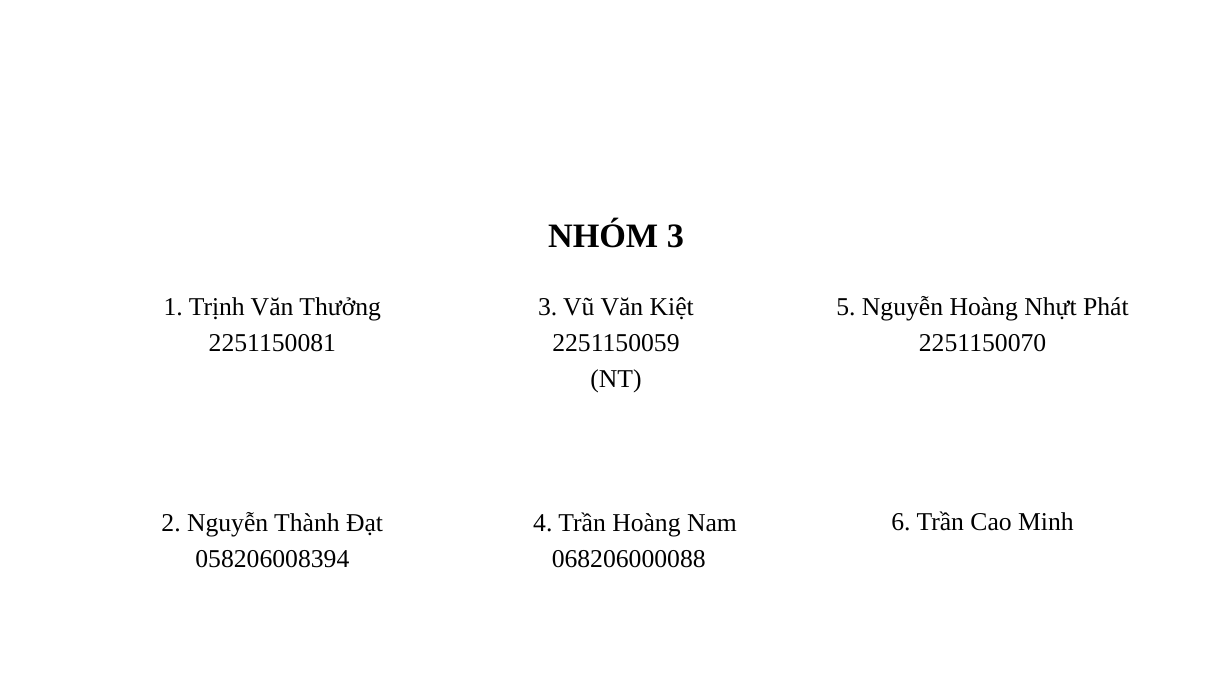
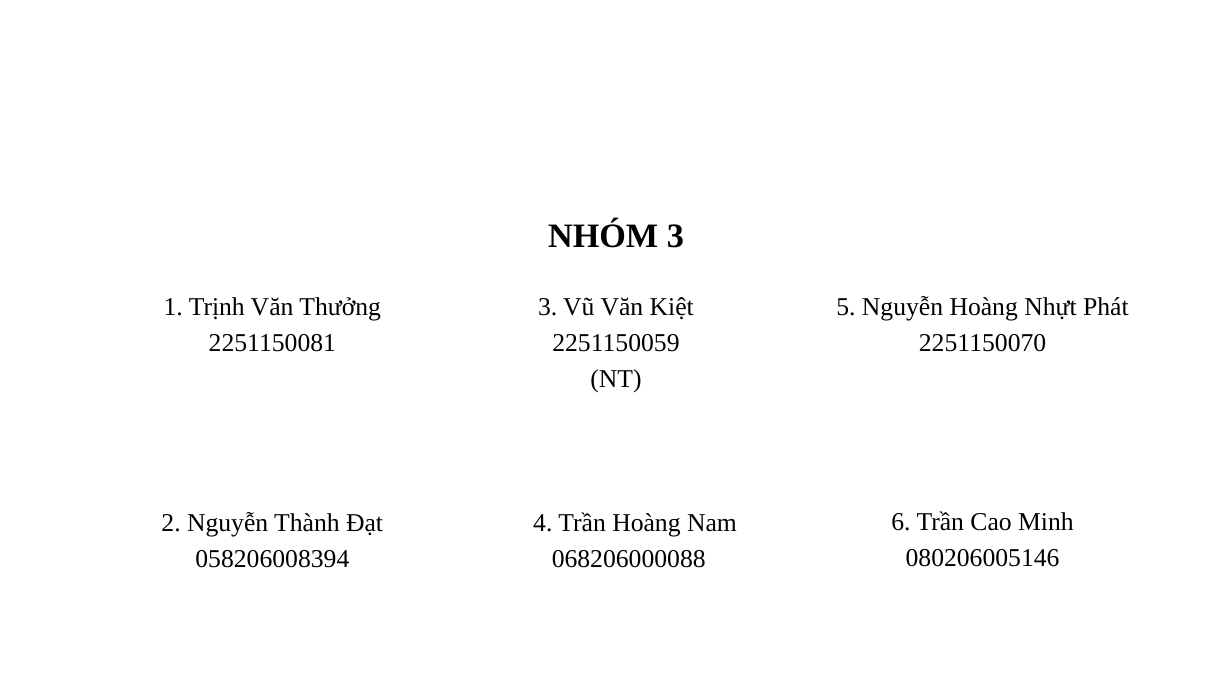
Before and after one commit to kKiet0508/UDM10_TCP_CHAT, a slide deck: slide 2 of PPTX/LTM_NHOM3.pptx. Drawn at 1232x693 pixels with LibreOffice and Linux fonts; fonts in the diff are those of the drawing; background and template pictures are left out. Boxes give left, top, right and bottom in pixels: in the first picture for what was removed or moved away, otherwise in the second. Text is boxed around its words. In the diff, an @@ line names an element or a change of style, - is before the commit and + after.

```diff
--- a/PPTX/LTM_NHOM3.pptx
+++ b/PPTX/LTM_NHOM3.pptx
@@ text at (906,549,1060,567): paragraph added @@
+080206005146
```
Also in this commit, not shown: 1 slide added.
